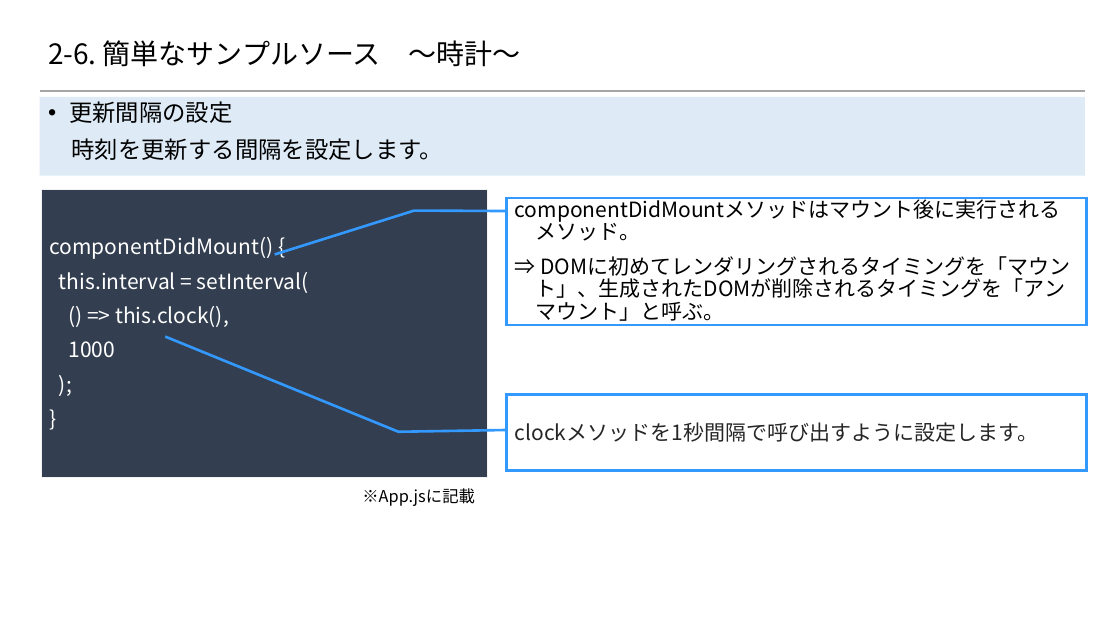
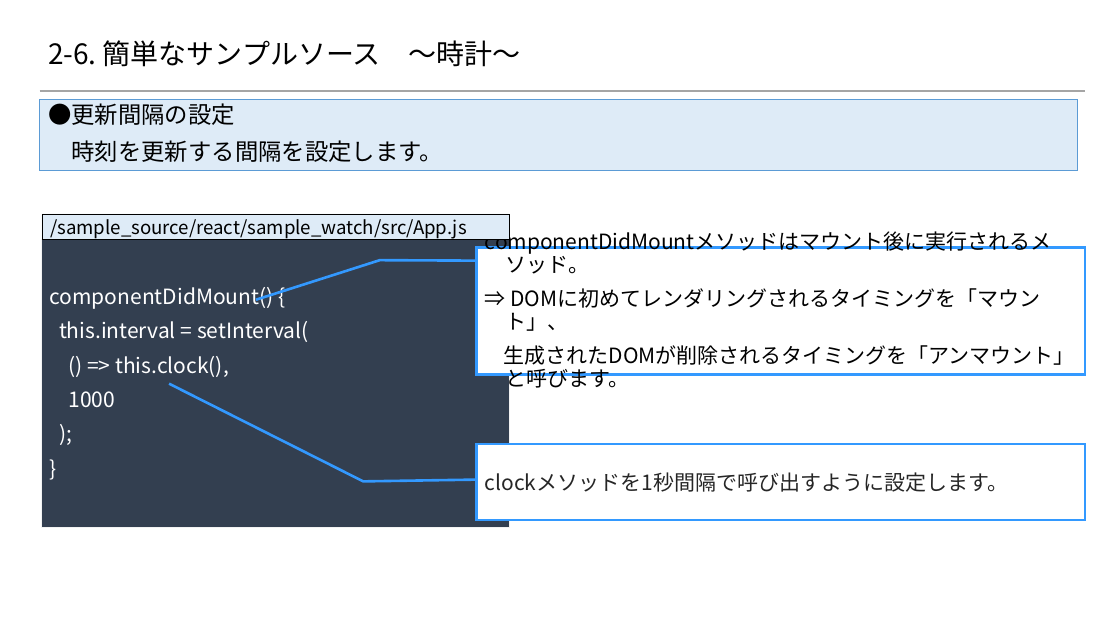
Before and after one commit to 2018SYSTEMI34/diary, a slide deck: slide 43 of doc/02_SlideShare/01.ネタ/２_Reactの基礎/Reactを用いたスマホアプリケーション開発入門 Reactの基礎編.pptx. Drawn at 1120x630 pixels with LibreOffice and Linux fonts; fonts in the diff are those of the drawing; background and template pictures are left out. Boxes give left, top, right and bottom in pixels: in the first picture for what was removed or moved away, otherwise in the second. Text is boxed around its words. In the diff, an @@ line names an element or a change of style, - is before the commit and + after.

```diff
--- a/doc/02_SlideShare/01.ネタ/２_Reactの基礎/Reactを用いたスマホアプリケーション開発入門 Reactの基礎編.pptx
+++ b/doc/02_SlideShare/01.ネタ/２_Reactの基礎/Reactを用いたスマホアプリケーション開発入門 Reactの基礎編.pptx
@@ text "●更新間隔の設定": place and size @@
-text "●更新間隔の設定" at [39,97,1085,176]
+text "●更新間隔の設定" at [39,99,1078,171]
@@ text "●更新間隔の設定" at [39,99,1078,171]: vertical alignment top to middle @@
@@ text at [48,103,235,125]: text changed @@
-• 更新間隔の設定
+●更新間隔の設定
@@ text at [71,140,443,162]: indent changed @@
@@ rectangle "componentDidMount() {": place and size @@
-rectangle "componentDidMount() {" at [41,190,487,478]
+rectangle "componentDidMount() {" at [41,239,509,528]
@@ rectangle added at [42,214,509,240], fill #DEEBF7, outline #000000 0.25 pt, 16 pt, text #000000 @@
+/sample_source/react/sample_watch/src/App.js
@@ border callout "componentDidMountメソッドはマウント後に実行されるメソッド。" at [476,248,1085,375]: proportions changed @@
@@ border callout "componentDidMountメソッドはマウント後に実行されるメソッド。": place and size @@
-border callout "componentDidMountメソッドはマウント後に実行されるメソッド。" at [507,198,1087,325]
+border callout "componentDidMountメソッドはマウント後に実行されるメソッド。" at [476,248,1085,375]
@@ text in border callout at [504,288,1075,391]: text changed @@
-⇒ DOMに初めてレンダリングされるタイミングを「マウント」、生成されたDOMが削除されるタイミングを「アンマウント」と呼ぶ。
+⇒ DOMに初めてレンダリングされるタイミングを「マウント」、
+生成されたDOMが削除されるタイミングを「アンマウント」と呼びます。
@@ border callout "clockメソッドを1秒間隔で呼び出すように設定します。": place and size @@
-border callout "clockメソッドを1秒間隔で呼び出すように設定します。" at [507,394,1087,471]
+border callout "clockメソッドを1秒間隔で呼び出すように設定します。" at [476,444,1085,520]
@@ border callout "clockメソッドを1秒間隔で呼び出すように設定します。" at [476,444,1085,520]: proportions changed @@
@@ text removed at [362,488,475,506] @@
-※App.jsに記載
```
Also in this commit, not shown: 44 other slides changed.
